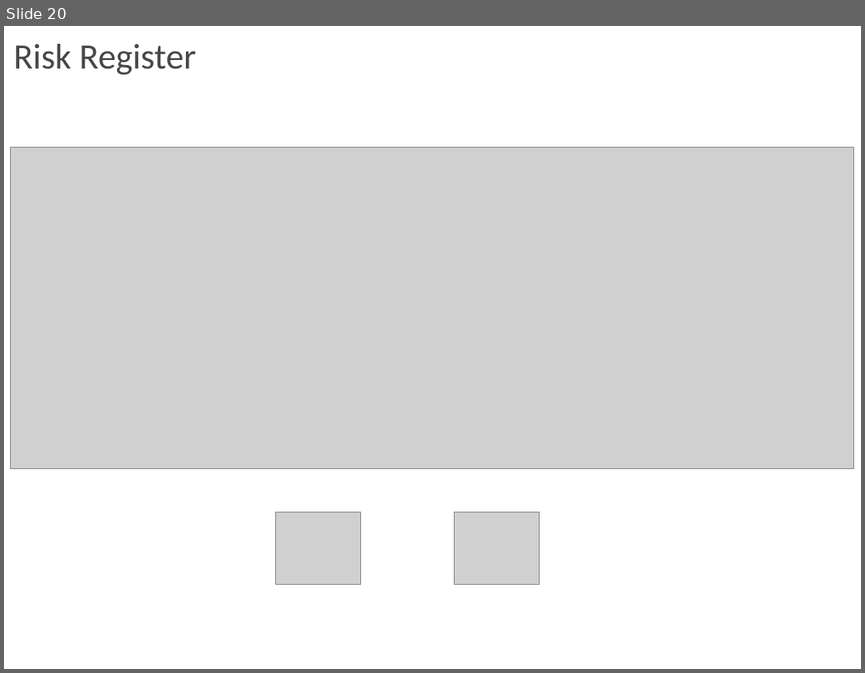
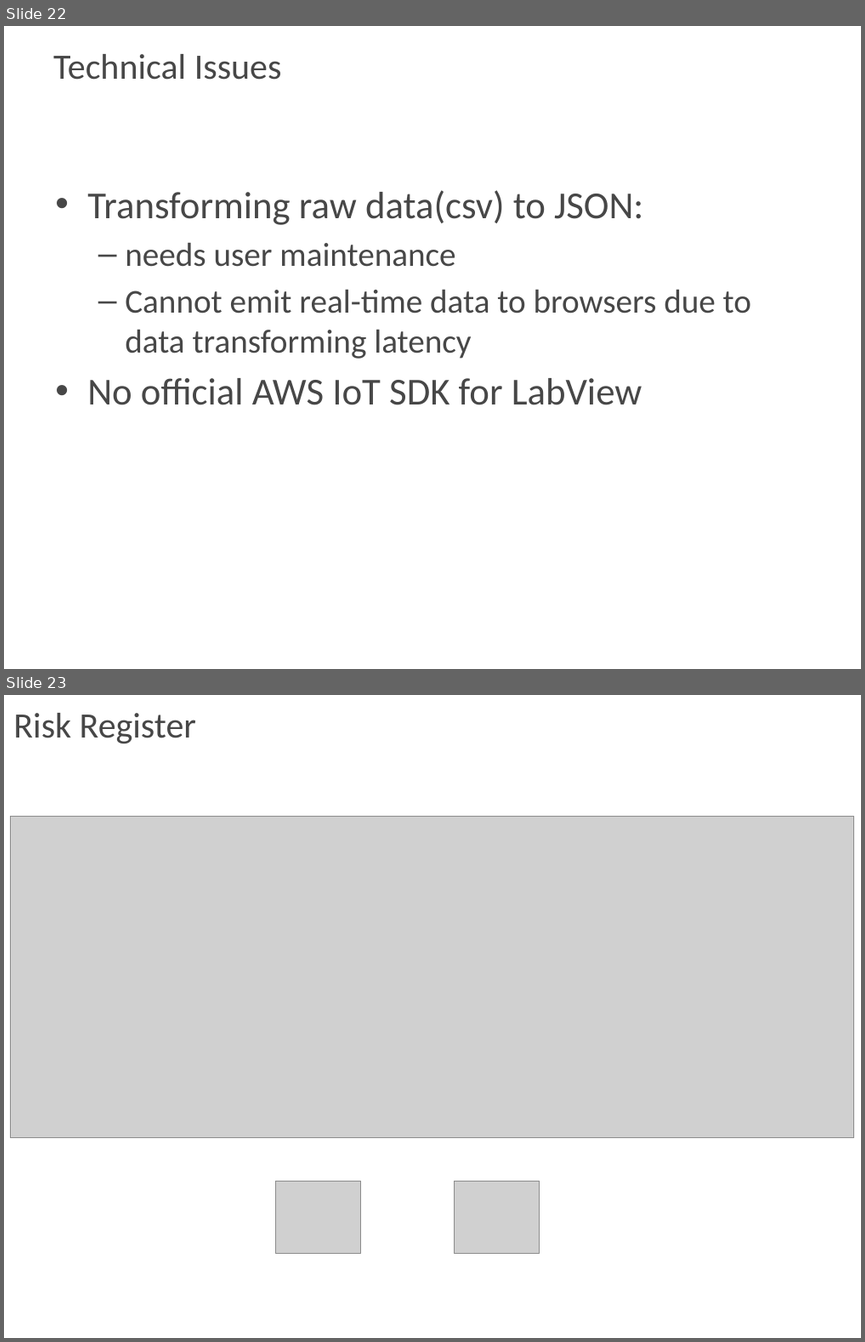
Before and after one commit to MrNayLA/SE25PT7SERIS, a slide deck: MGMT/REPORT/PPT/WORK IN PROGRESS/3 RAM Project Presentation - Iter2.pptx. Shown one above the other, each under a label of ours: slide 20 before the commit, slides 22 and 23 after it. The pictures are 865x673 and 865x1342 pixels, drawn with LibreOffice and Linux fonts; fonts in the diff are those of the drawing; grey boxes stand for pictures; background and template pictures are left out. Boxes give left, top, right and bottom in pixels: in the first picture for what was removed or moved away, otherwise in the second. Text is boxed around its words. In the diff, an @@ line names an element or a change of style, - is before the commit and + after.

```diff
--- a/MGMT/REPORT/PPT/WORK IN PROGRESS/3 RAM Project Presentation - Iter2.pptx
+++ b/MGMT/REPORT/PPT/WORK IN PROGRESS/3 RAM Project Presentation - Iter2.pptx
@@ slide 22 added at bbox=[4, 26, 861, 669], background picture (left out) @@
@@ title added at bbox=[53, 54, 282, 80], 30 pt, text #474747 @@
+Technical Issues
@@ text added at bbox=[87, 190, 751, 405], 28 pt, text #474747 @@
+• Transforming raw data(csv) to JSON:
+  – needs user maintenance
+  – Cannot emit real-time data to browsers due to data transforming latency
+• No official AWS IoT SDK for LabView
@@ what was slide 20 is now slide 23 @@
```
Also in this commit, not shown: 7 slides changed, 7 other slides added, 2 slides removed.
